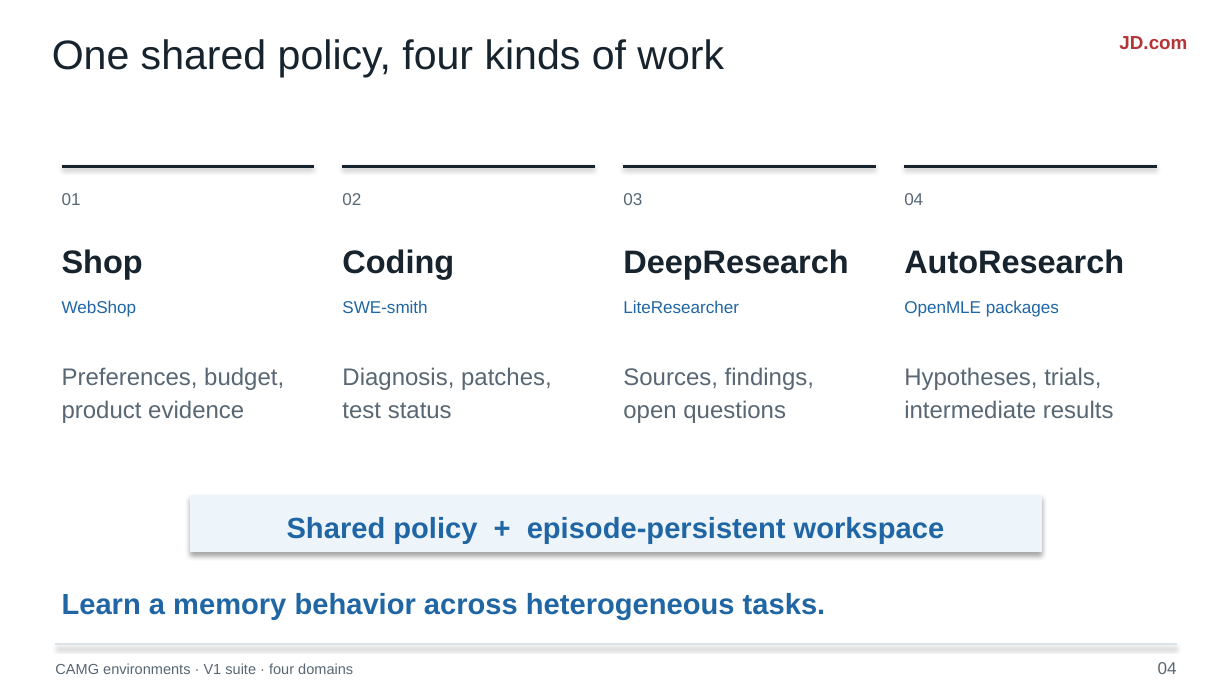
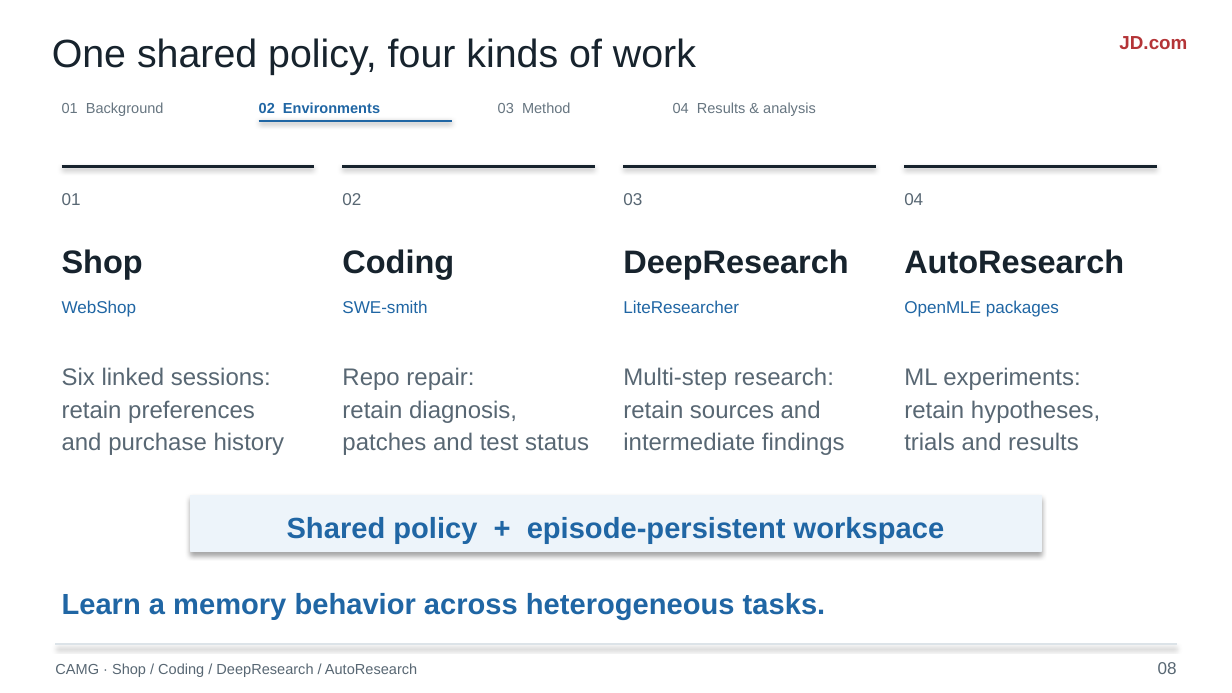
Before and after one commit to liruiluo/agentmemorygym, a slide deck: slide 8 of assets/slides/coding-agent-memory-post-training-slides.pptx (slide 4 before the commit). Drawn at 1232x693 pixels with LibreOffice and Linux fonts; fonts in the diff are those of the drawing. Boxes give left, top, right and bottom in pixels: in the first picture for what was removed or moved away, otherwise in the second. Text is boxed around its words. In the diff, an @@ line names an element or a change of style, - is before the commit and + after.

Commit message:
Build the CAMP talk around motivation, contributions and the research story

```diff
--- a/assets/slides/coding-agent-memory-post-training-slides.pptx
+++ b/assets/slides/coding-agent-memory-post-training-slides.pptx
@@ text "One shared policy, four kinds ..." at <box>52,38,696,74</box>: size 24 to 23 pt @@
@@ text added at <box>62,102,164,116</box>, 8.5 pt, text #667580 @@
+01 Background
@@ text added at <box>259,102,380,113</box>, 8.5 pt, text #2066A4, bold @@
+02 Environments
@@ text added at <box>498,102,571,113</box>, 8.5 pt, text #667580 @@
+03 Method
@@ text added at <box>673,102,816,116</box>, 8.5 pt, text #667580 @@
+04 Results & analysis
@@ line added from (259, 121) to (452, 121), #2066A4 1.3 pt @@
@@ text at <box>62,367,285,455</box>: text changed @@
-Preferences, budget,
-product evidence
+Six linked sessions:
+retain preferences
+and purchase history
@@ text at <box>342,367,589,455</box>: text changed @@
-Diagnosis, patches,
-test status
+Repo repair:
+retain diagnosis,
+patches and test status
@@ text at <box>623,367,845,455</box>: text changed @@
-Sources, findings,
-open questions
+Multi-step research:
+retain sources and
+intermediate findings
@@ text at <box>904,367,1100,450</box>: text changed @@
-Hypotheses, trials,
-intermediate results
+ML experiments:
+retain hypotheses,
+trials and results
@@ text at <box>55,663,417,677</box>: text changed @@
-CAMG environments · V1 suite · four domains
+CAMG · Shop / Coding / DeepResearch / AutoResearch
@@ text at <box>1158,662,1177,674</box>: text changed @@
-04
+08
```
Also in this commit, not shown: 11 other slides changed, 5 slides added, 4 slides removed, 17 other files.
